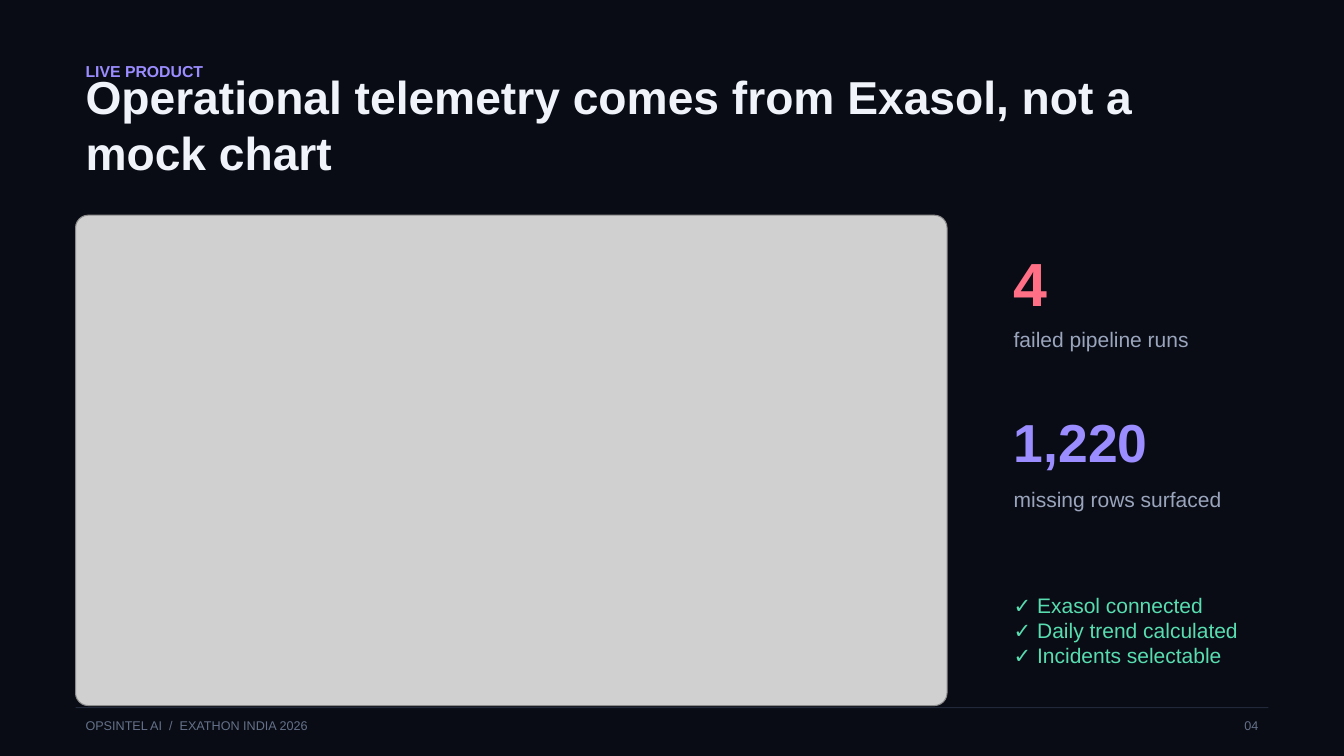
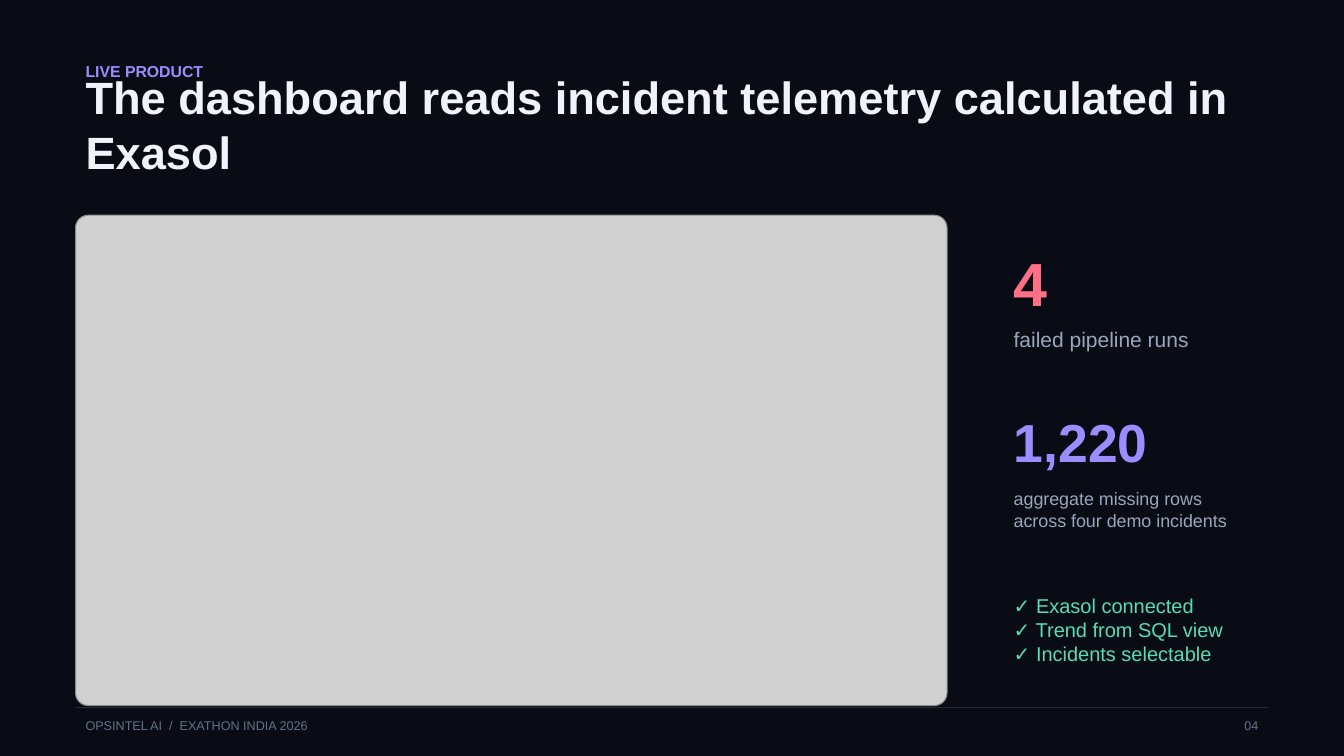
Before and after one commit to Anafa-thabassum/opsintel-ai, a slide deck: slide 4 of submission/opsintel-ai-pitch-deck.pptx. Drawn at 1344x756 pixels with LibreOffice and Linux fonts; fonts in the diff are those of the drawing; grey boxes stand for pictures. Boxes give left, top, right and bottom in pixels: in the first picture for what was removed or moved away, otherwise in the second. Text is boxed around its words. In the diff, an @@ line names an element or a change of style, - is before the commit and + after.

```diff
--- a/submission/opsintel-ai-pitch-deck.pptx
+++ b/submission/opsintel-ai-pitch-deck.pptx
@@ text at (86,81,1227,170): text changed; size 33 to 32.2 pt @@
-Operational telemetry comes from Exasol, not a mock chart
+The dashboard reads incident telemetry calculated in Exasol
@@ text at (1014,492,1226,527): text changed; size 15 to 12.8 pt @@
-missing rows surfaced
+aggregate missing rows across four demo incidents
@@ text at (1036,598,1211,661): size 15 to 14.2 pt in "✓ Exasol connected", "✓ Incidents selectable" @@
@@ text at (1036,622,1223,641): text changed; size 15 to 14.2 pt @@
-✓ Daily trend calculated
+✓ Trend from SQL view
```
Also in this commit, not shown: 7 other slides changed, 16 other files.
